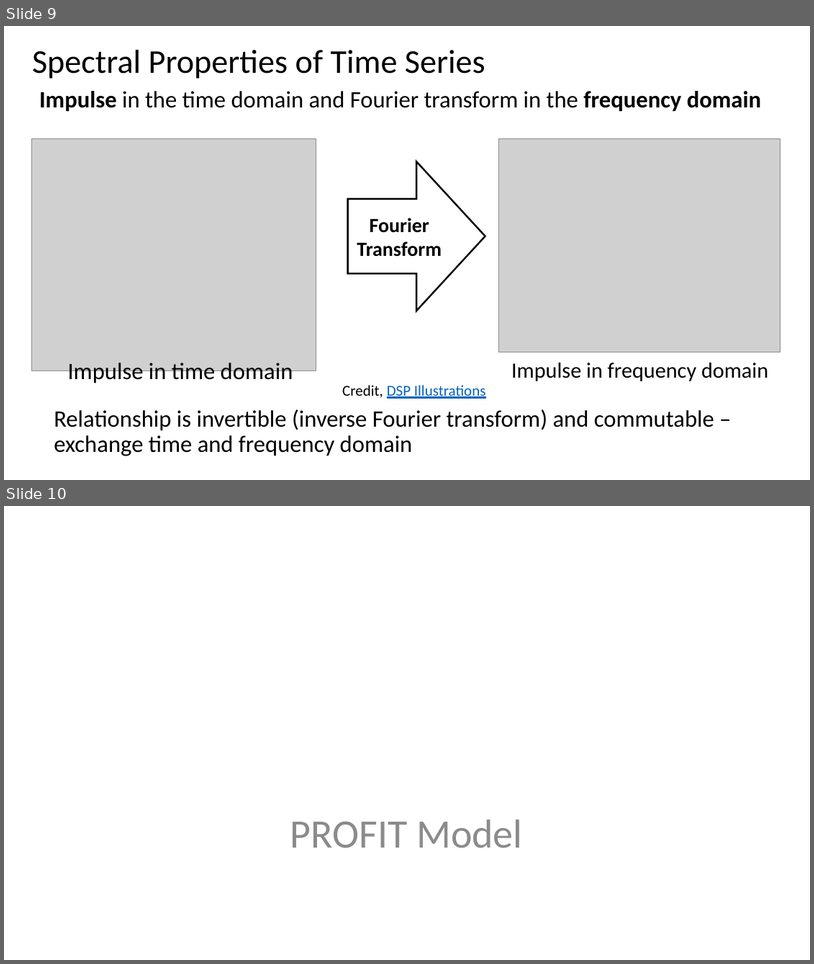
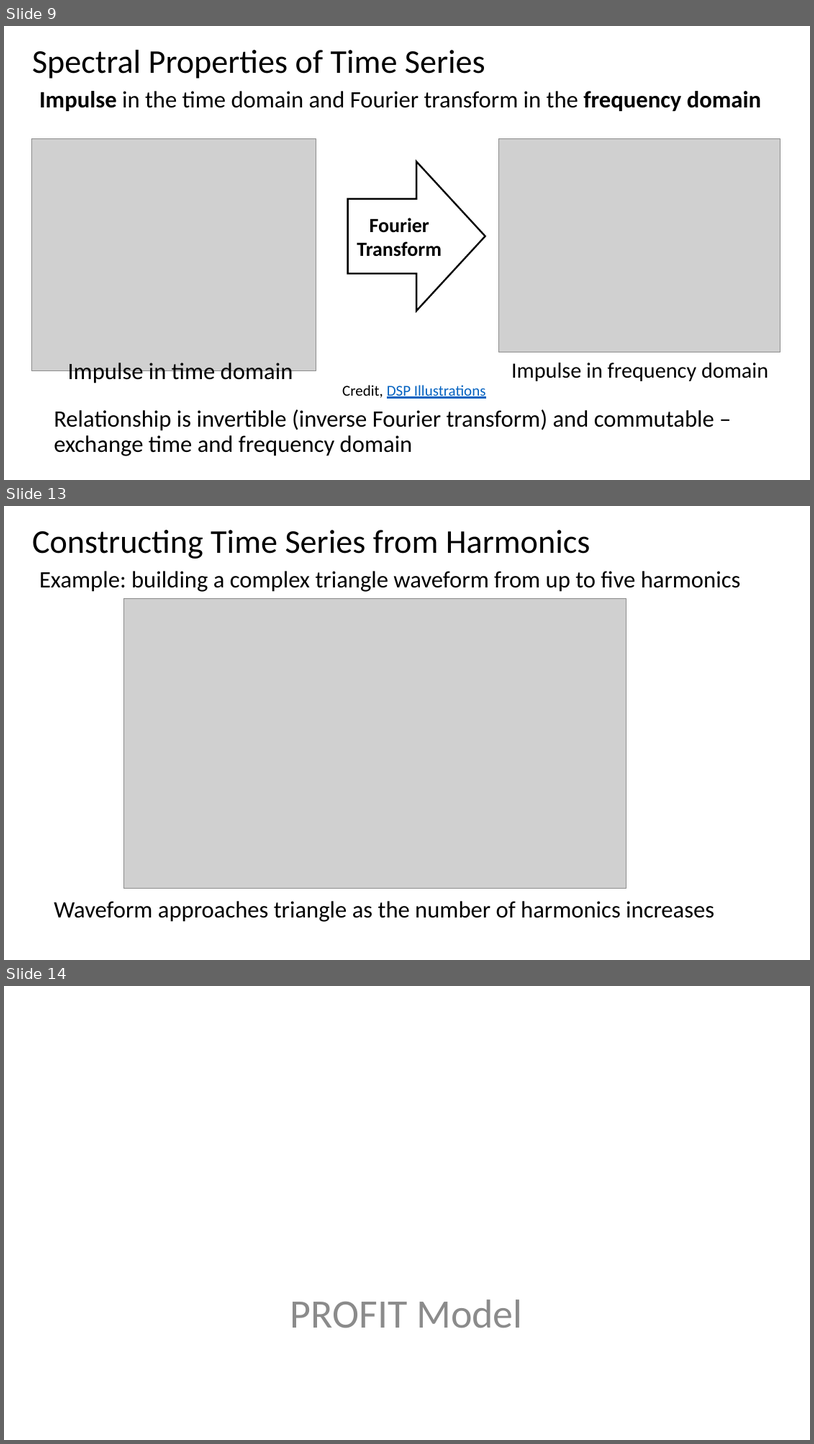
Before and after one commit to StephenElston/CSCI-E-83, a slide deck: LectureSlides/14_ComplexTimeSeries.pptx. Shown one above the other, each under a label of ours: slides 9 and 10 before the commit, slides 9, 13 and 14 after it; the slides between them are not shown. The pictures are 814x964 and 814x1444 pixels, drawn with LibreOffice and Linux fonts; fonts in the diff are those of the drawing; grey boxes stand for pictures. Boxes give left, top, right and bottom in pixels: in the first picture for what was removed or moved away, otherwise in the second. Text is boxed around its words. In the diff, an @@ line names an element or a change of style, - is before the commit and + after.

Commit message:
Added example slides and slides on anomaly detection

```diff
--- a/LectureSlides/14_ComplexTimeSeries.pptx
+++ b/LectureSlides/14_ComplexTimeSeries.pptx
@@ slide 13 added at [4, 506, 810, 960], background #FFFFFF @@
@@ title added at [32, 530, 591, 559], 39.6 pt, text #000000 @@
+Constructing Time Series from Harmonics
@@ text added at [39, 571, 741, 592], 28 pt, text #000000 @@
+Example: building a complex triangle waveform from up to five harmonics
@@ picture added at [124, 598, 627, 888] @@
@@ text added at [54, 901, 715, 921], 28 pt, text #000000 @@
+Waveform approaches triangle as the number of harmonics increases
@@ what was slide 10 is now slide 14 @@
```
Also in this commit, not shown: 4 slides changed, 6 other slides added.
